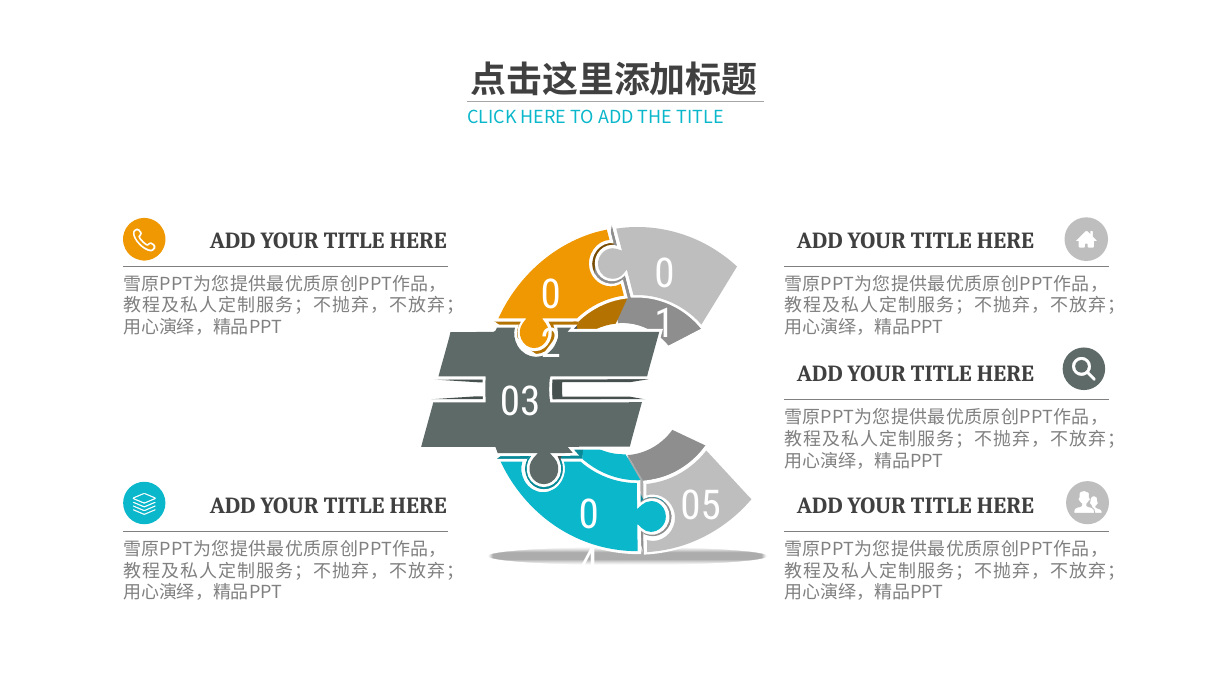
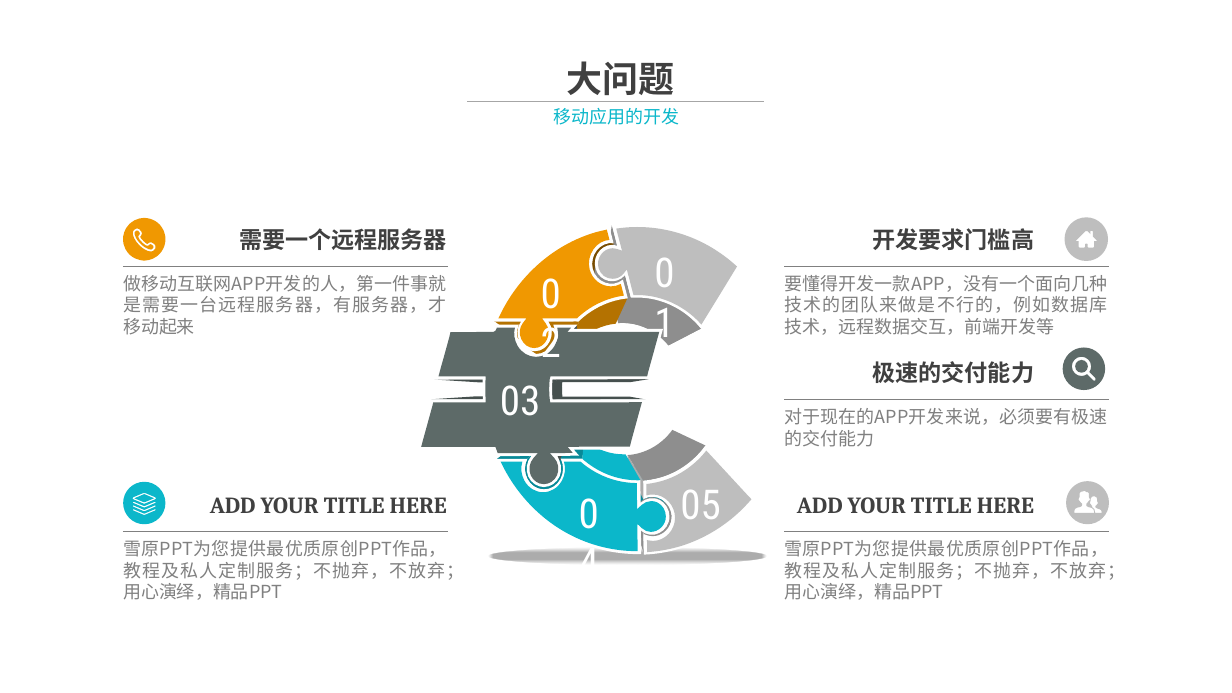
Before and after one commit to alucard263096/BP, a slide deck: slide 2 of App-Link 商业计划书.pptx. Drawn at 1232x693 pixels with LibreOffice and Linux fonts; fonts in the diff are those of the drawing; background and template pictures are left out. Boxes give left, top, right and bottom in pixels: in the first picture for what was removed or moved away, otherwise in the second. Text is boxed around its words. In the diff, an @@ line names an element or a change of style, - is before the commit and + after.

```diff
--- a/App-Link 商业计划书.pptx
+++ b/App-Link 商业计划书.pptx
@@ text at [567,61,675,102]: text changed @@
-点击这里添加标题
+大问题
@@ text at [554,108,680,125]: text changed @@
-CLICK HERE TO ADD THE TITLE
+移动应用的开发
@@ text at [239,228,447,250]: text changed @@
-ADD YOUR TITLE HERE
+需要一个远程服务器
@@ text at [872,228,1034,250]: text changed @@
-ADD YOUR TITLE HERE
+开发要求门槛高
@@ text at [123,275,447,335]: text changed @@
-雪原PPT为您提供最优质原创PPT作品，教程及私人定制服务；不抛弃，不放弃；用心演绎，精品PPT
+做移动互联网APP开发的人，第一件事就是需要一台远程服务器，有服务器，才移动起来
@@ text at [784,275,1108,335]: text changed @@
-雪原PPT为您提供最优质原创PPT作品，教程及私人定制服务；不抛弃，不放弃；用心演绎，精品PPT
+要懂得开发一款APP，没有一个面向几种技术的团队来做是不行的，例如数据库技术，远程数据交互，前端开发等
@@ text at [872,361,1034,383]: text changed @@
-ADD YOUR TITLE HERE
+极速的交付能力
@@ text at [784,408,1108,447]: text changed @@
-雪原PPT为您提供最优质原创PPT作品，教程及私人定制服务；不抛弃，不放弃；用心演绎，精品PPT
+对于现在的APP开发来说，必须要有极速的交付能力
```
Also in this commit, not shown: 1 other slide changed, 1 other file.
